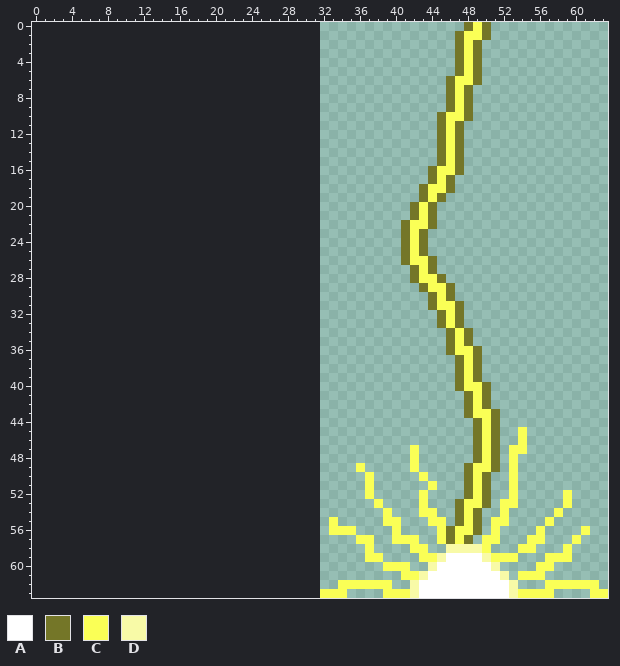
Edited in one commit: pixel-art sprite (FlameGame/Textures/lightningTest.png). That is the earlier state.
The file is 32x64 pixels. Pixels under 10% opacity are left out. The old version is drawn lined up with the new one, on the new canvas.
Palette (. is transparent): A #ffffff  B #747628  C #faff56  D #f8faa7
Pixels before (only the part around the change), first column x 2:
 0 ..........................
 1 ..........................
 2 ..........................
 3 ..........................
 4 ..........................
 5 ..........................
 6 ..........................
 7 ..........................
 8 ..........................
 9 ..........................
10 ..........................
11 ..........................
12 ..........................
13 ..........................
14 ..........................
15 ..........................
16 ..........................
17 ..........................
18 ..........................
19 ..........................
20 ..........................
21 ..........................
22 ..........................
23 ..........................
24 ..........................
25 ..........................
26 ..........................
27 ..........................
28 ..........................
29 ..........................
30 ..........................
31 ..........................
32 ..........................
33 ..........................
34 ..........................
35 ..........................
36 ..........................
37 ..........................
38 ..........................
39 ..........................
40 ..........................
41 ..........................
42 ..........................
43 ..........................
44 ..........................
45 ..........................
46 ..........................
47 ..........................
48 ..........................
49 ..........................
50 ..........................
51 ..........................
52 ..........................
53 ..........................
54 ..........................
55 ..........................
56 ..........................
57 ..........................
58 ..........................
59 ..........................
60 ..........................
61 ..........................
62 ..........................
63 ..........................
And afterwards:
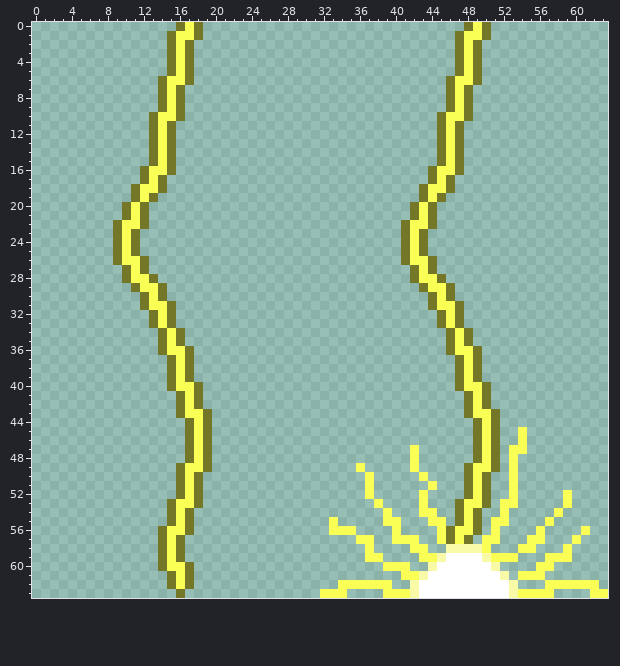
The commit says: Minor animation changes player and lightning
Edits made:
canvas 32x64 -> 64x64, the old top-left corner now at 32,0
The author put colour B in row 0 at x 16 and 18; in row 1 at x 15 and 18; in rows 2 to 5 at x 15 and 17; in row 6 at x 14 and 17; in rows 7 to 9 at x 14 and 16; in row 10 at x 13 and 16.
The author put colour B in rows 11 to 15 at x 13 and 15; in row 16 at x 12 and 15; in row 17 at x 12 and 14; in row 18 at x 11 and 14; in row 19 at x 11 and 13; in rows 20 to 21 at x 10 and 12.
The author put colour B in row 22 at x 9 and 12; in rows 23 to 25 at x 9 and 11; in row 26 at x 9 and 12; in row 27 at x 10 and 12; in row 28 at x 10 and 13; in row 29 at x 11 and 14.
The author put colour B in row 30 at x 12 and 14; in row 31 at x 12 and 15; in rows 32 to 33 at x 13 and 15; in rows 34 to 35 at x 14 and 16; in row 36 at x 14 and 17; in rows 37 to 39 at x 15 and 17.
The author put colour B in row 40 at x 15 and 18; in rows 41 to 42 at x 16 and 18; in row 43 at x 16 and 19; in rows 44 to 48 at x 17 and 19; in row 49 at x 16 and 19; in rows 50 to 52 at x 16 and 18.
The author put colour B in row 53 at x 15 and 18; in rows 54 to 55 at x 15 and 17; in row 56 at x 14 and 17; in rows 57 to 59 at x 14 and 16; in row 60 at x 14 and 17; in rows 61 to 62 at x 15 and 17.
The author put colour B in row 63 at x 16.
The author put colour C in row 0 at x 17; in row 1 at x 16 to 17; in rows 2 to 5 at x 16; in row 6 at x 15 to 16; in rows 7 to 9 at x 15; in row 10 at x 14 to 15.
The author put colour C in rows 11 to 15 at x 14; in row 16 at x 13 to 14; in row 17 at x 13; in row 18 at x 12 to 13; in row 19 at x 12; in rows 20 to 21 at x 11.
The author put colour C in row 22 at x 10 to 11; in rows 23 to 25 at x 10; in row 26 at x 10 to 11; in row 27 at x 11; in row 28 at x 11 to 12; in row 29 at x 12 to 13.
The author put colour C in row 30 at x 13; in row 31 at x 13 to 14; in rows 32 to 33 at x 14; in rows 34 to 35 at x 15; in row 36 at x 15 to 16; in rows 37 to 39 at x 16.
The author put colour C in row 40 at x 16 to 17; in rows 41 to 42 at x 17; in row 43 at x 17 to 18; in rows 44 to 48 at x 18; in row 49 at x 17 to 18; in rows 50 to 52 at x 17.
The author put colour C in row 53 at x 16 to 17; in rows 54 to 55 at x 16; in row 56 at x 15 to 16; in rows 57 to 59 at x 15; in row 60 at x 15 to 16; in rows 61 to 62 at x 16.
Boxes around the changes in both pictures, in picture pixels (x1, y1, x2, y2):
added: (113, 22, 212, 598)
